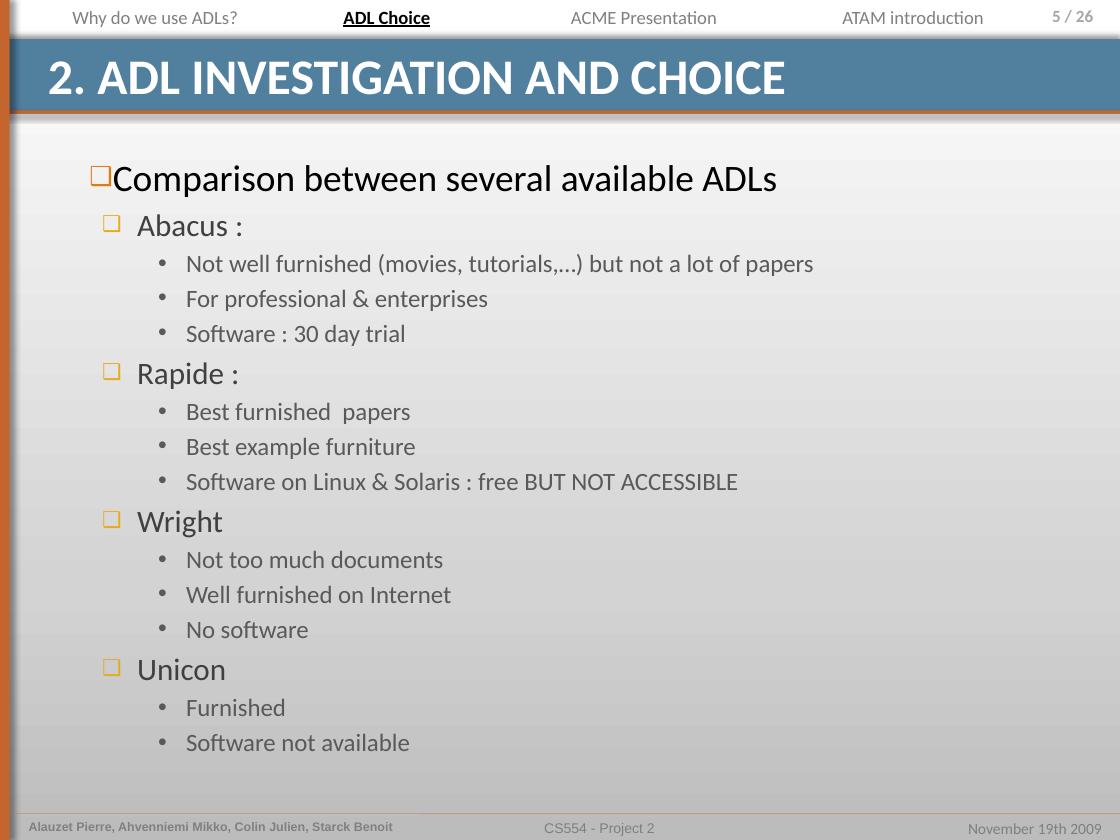
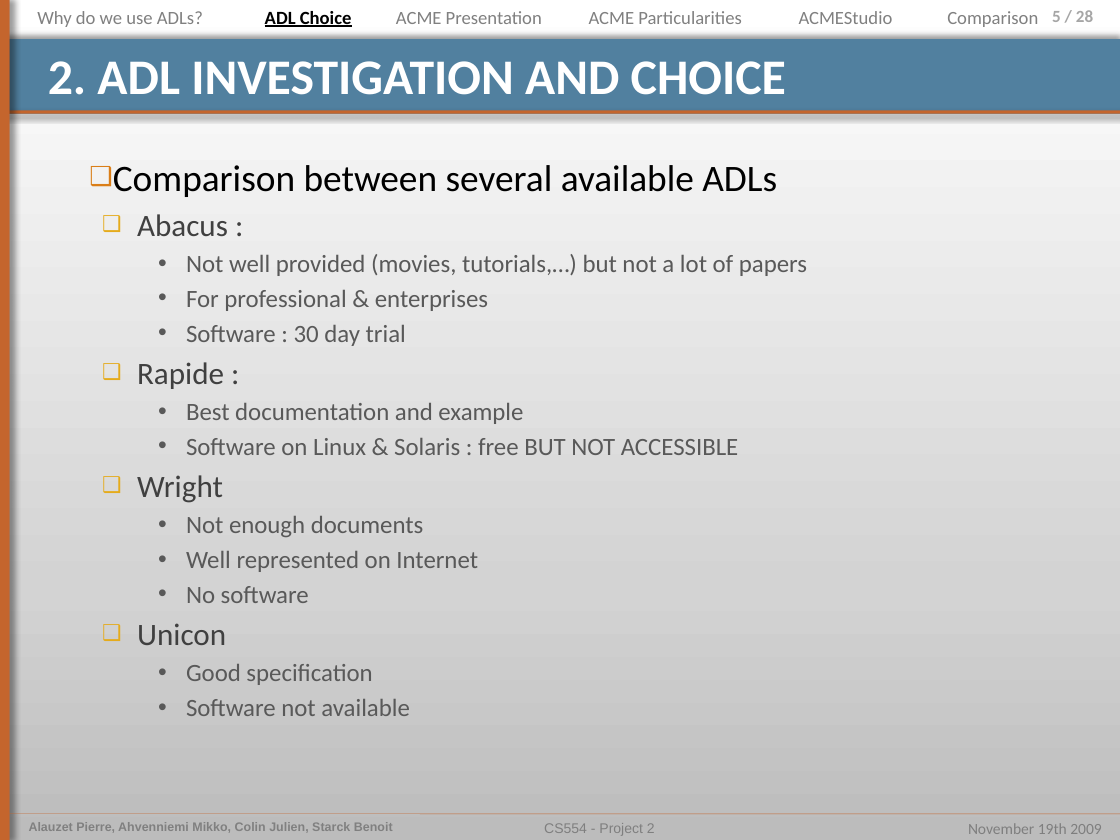
Before and after one commit to pierrealauzet/euroteam, a slide deck: slide 5 of Project 2/Part2/CS554_EuroTeam_Project2_OP5_jul.pptx. Drawn at 1120x840 pixels with LibreOffice and Linux fonts; fonts in the diff are those of the drawing. Boxes give left, top, right and bottom in pixels: in the first picture for what was removed or moved away, otherwise in the second. Text is boxed around its words. In the diff, an @@ line names an element or a change of style, - is before the commit and + after.

```diff
--- a/Project 2/Part2/CS554_EuroTeam_Project2_OP5_jul.pptx
+++ b/Project 2/Part2/CS554_EuroTeam_Project2_OP5_jul.pptx
@@ text "Why do we use ADLs?": place and size @@
-text "Why do we use ADLs?" at <box>72,11,238,27</box>
+text "Why do we use ADLs?" at <box>37,11,203,27</box>
@@ text "ADL Choice": place and size @@
-text "ADL Choice" at <box>343,11,431,27</box>
+text "ADL Choice" at <box>265,11,352,27</box>
@@ text "ACME Presentation": place and size @@
-text "ACME Presentation" at <box>571,11,717,24</box>
+text "ACME Presentation" at <box>396,11,542,24</box>
@@ text added at <box>589,11,742,24</box>, 12 pt, text #808080 @@
+ACME Particularities
@@ text added at <box>799,11,893,24</box>, 12 pt, text #808080 @@
+ACMEStudio
@@ text removed at <box>842,11,984,24</box> @@
-ATAM introduction
@@ text added at <box>947,11,1038,27</box>, 12 pt, text #808080 @@
+Comparison
@@ page number at <box>1052,10,1093,22</box>: text changed @@
-5 / 26
+5 / 28
@@ text at <box>186,254,807,276</box>: text changed @@
-    • Not well furnished (movies, tutorials,…) but not a lot of papers
+    • Not well provided (movies, tutorials,…) but not a lot of papers
@@ text at <box>186,403,523,424</box>: text changed @@
-    • Best furnished papers
-    • Best example furniture
+    • Best documentation and example
@@ text at <box>186,516,478,572</box>: text changed @@
-    • Not too much documents
-    • Well furnished on Internet
+    • Not enough documents
+    • Well represented on Internet
@@ text at <box>186,664,372,685</box>: text changed @@
-    • Furnished
+    • Good specification
```
Also in this commit, not shown: 20 other slides changed, 4 slides added, 1 slide removed, 2 other files.
